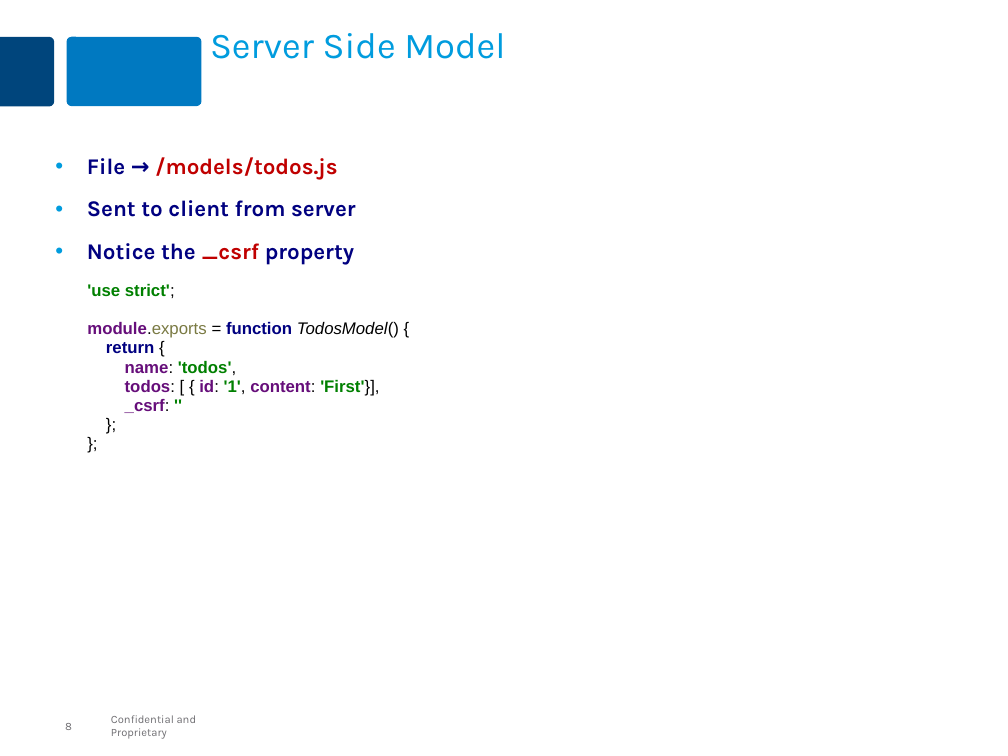
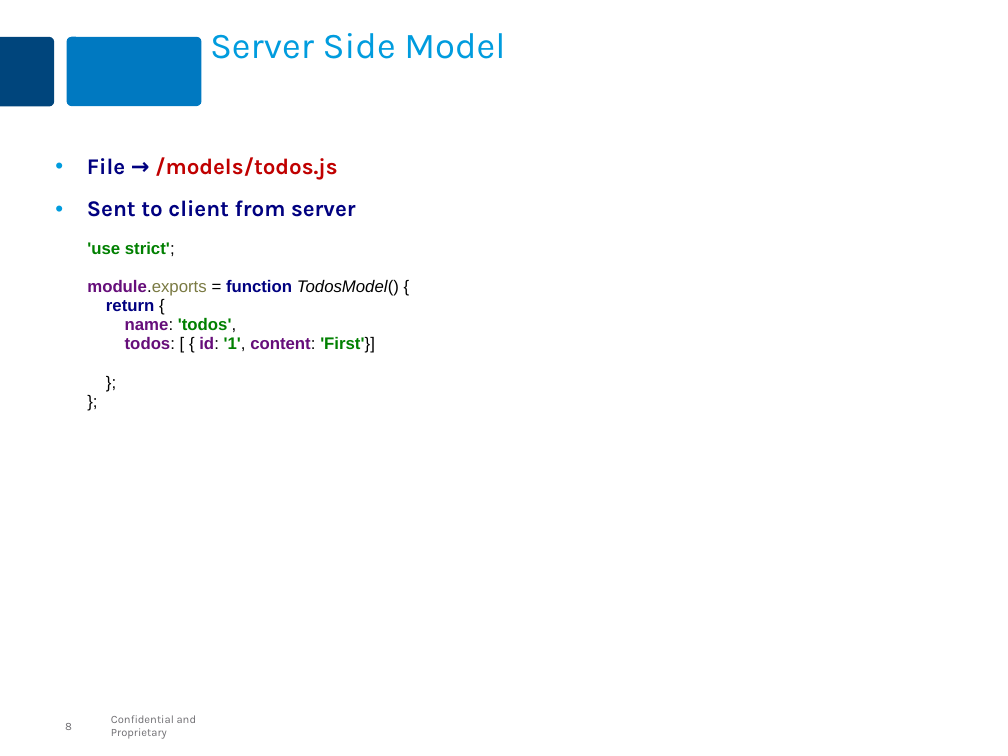
Before and after one commit to MaxMillington/react_practice, a slide deck: slide 8 of lesson-react-20-ajax/react-ajax.pptx. Drawn at 1008x756 pixels with LibreOffice and Linux fonts; fonts in the diff are those of the drawing. Boxes give left, top, right and bottom in pixels: in the first picture for what was removed or moved away, otherwise in the second. Text is boxed around its words. In the diff, an @@ line names an element or a change of style, - is before the commit and + after.

```diff
--- a/lesson-react-20-ajax/react-ajax.pptx
+++ b/lesson-react-20-ajax/react-ajax.pptx
@@ text at (87, 242, 399, 353): text changed @@
-• Notice the _csrf property
-  'use strict';
-  module.exports = function TodosModel() {
-  return {
-  name: 'todos',
-  todos: [ { id: '1', content: 'First'}],
-  _csrf: ''
-  };
-  };
+  'use strict';
+  module.exports = function TodosModel() {
+  return {
+  name: 'todos',
+  todos: [ { id: '1', content: 'First'}]
+  };
+  };
```
Also in this commit, not shown: 4 other slides changed, 1 other file.
